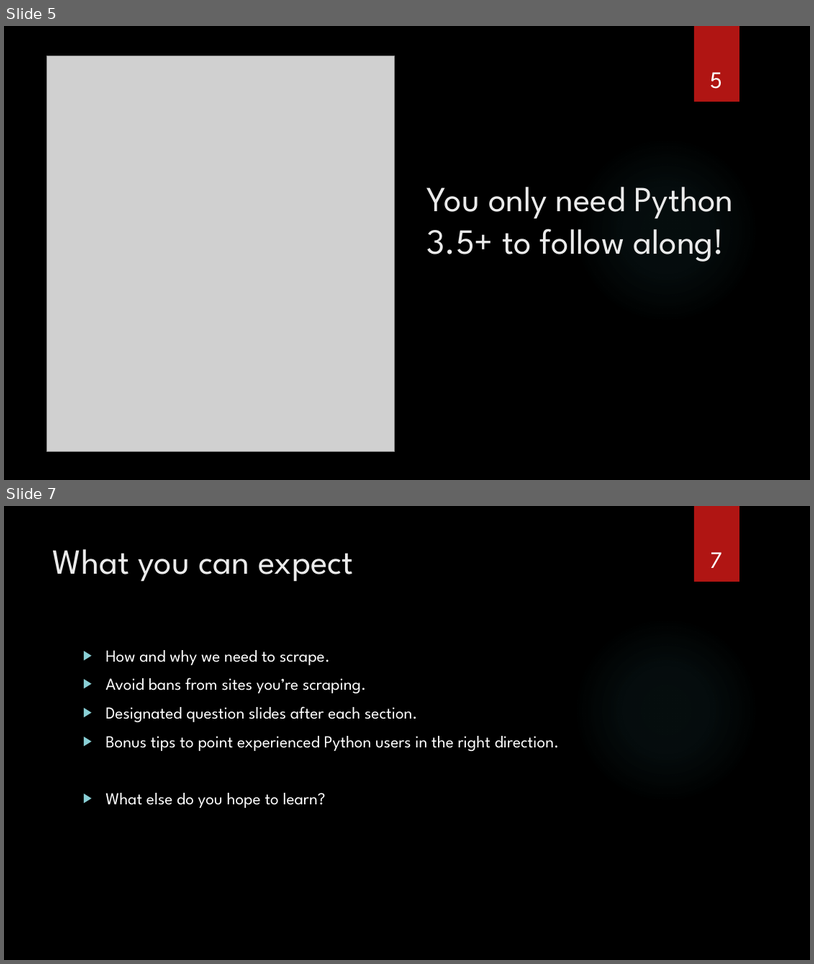
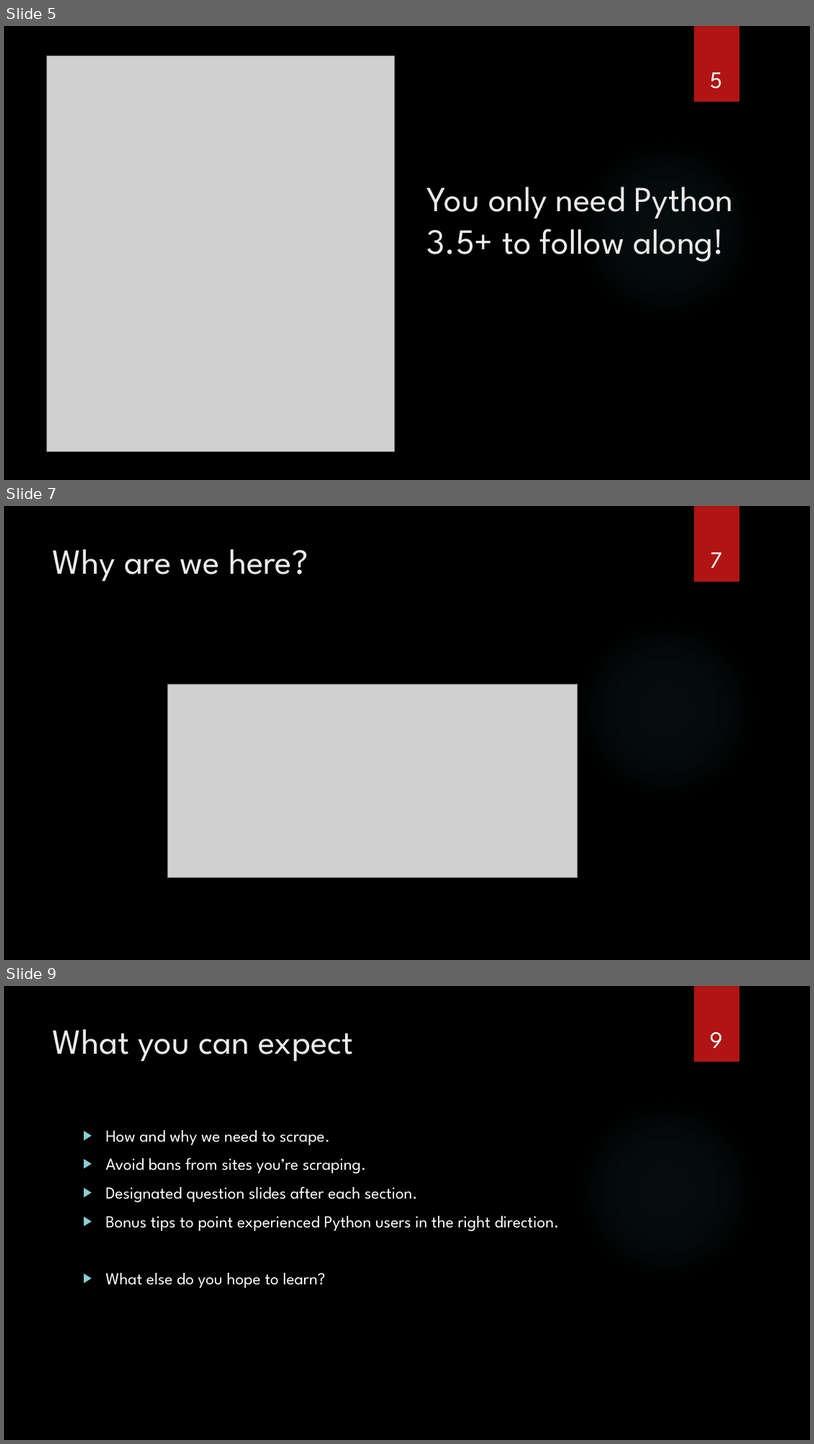
Before and after one commit to nicholas-vogt/modeling-march-madness, a slide deck: 1 Web Scraping.pptx. Shown one above the other, each under a label of ours: slides 5 and 7 before the commit, slides 5, 7 and 9 after it; the slides between them are not shown. The pictures are 814x964 and 814x1444 pixels, drawn with LibreOffice and Linux fonts; fonts in the diff are those of the drawing; grey boxes stand for pictures; background and template pictures are left out. Boxes give left, top, right and bottom in pixels: in the first picture for what was removed or moved away, otherwise in the second. Text is boxed around its words. In the diff, an @@ line names an element or a change of style, - is before the commit and + after.

```diff
--- a/1 Web Scraping.pptx
+++ b/1 Web Scraping.pptx
@@ slide 7 added at (4, 506, 810, 960), background picture (left out); not listed: 2 template elements that a slide beside it also shows @@
@@ title added at (53, 549, 309, 582), 42 pt, text #EBEBEB @@
+Why are we here?
@@ page number added at (710, 552, 723, 568), 28 pt, text #FFFFFF @@
+7
@@ picture added at (168, 684, 578, 878) @@
@@ what was slide 7 is now slide 9 @@
@@ page number at (710, 1032, 723, 1048): text changed @@
-7
+9
```
Also in this commit, not shown: 2 slides changed, 2 other slides added.
